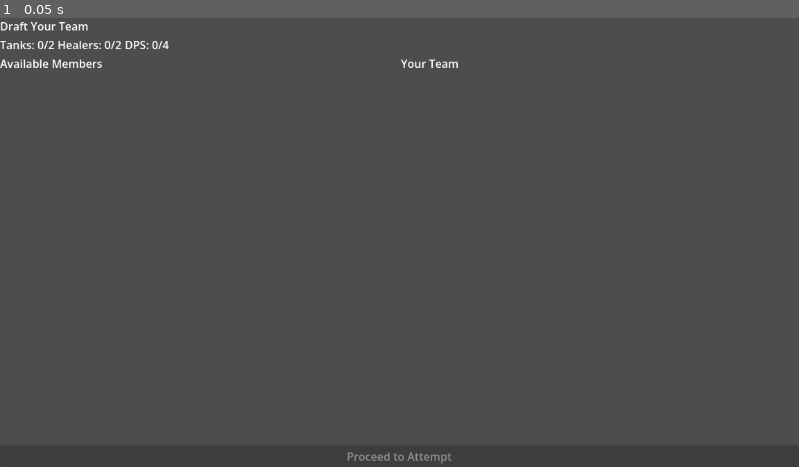
Above: before the commit, frame 1.
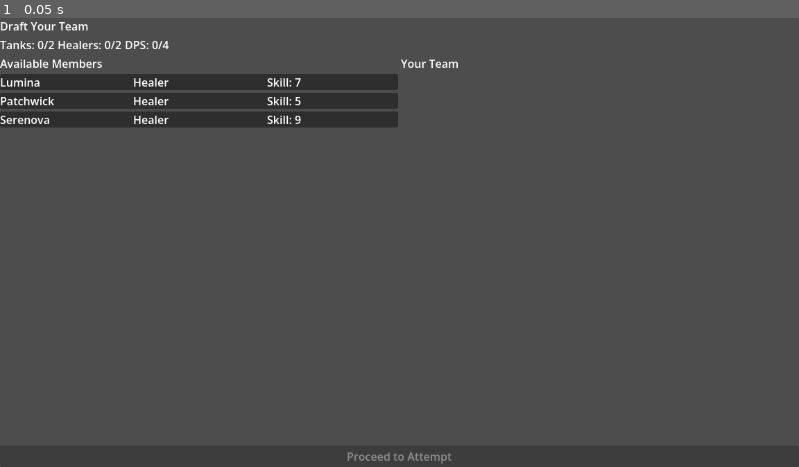
Above: after the commit, the same moment.

Repository: g-trinh/raid-manager
Game: Godot game, scene res://scenes/draft/draft_screen.tscn
The game is run twice, just before and just after one commit, with the same random seed, the same clock (stepped at 60 frames per second) and the same inputs.
Inputs:
- Up to frame 1 (0.05 s): no input

The runs differ from the first frame. In frame 1, 5.0% of the frame differs, in the area x 0-50%, y 12-25%.

Commit message:
added missing uid & task C04 md

Diff:
--- a/game/scripts/autoloads/draft_state.gd
+++ b/game/scripts/autoloads/draft_state.gd
@@ -16,6 +16,9 @@
 
 var selected_members: Array[MemberData] = []
 var current_candidates: Array[MemberData] = []
+
+func _ready() -> void:
+	draw_candidates()
 
 func add_member(member: MemberData) -> bool:
 	if is_role_full(member.role):
Not shown, added: game/scenes/outcome/outcome_screen.gd.uid
Not shown, added: game/scripts/autoloads/run_state.gd.uid
Not shown, added: game/tests/test_run_state.gd.uid
Not shown, removed: game/tests/test_runner.gd.uid
Not shown, added: .claude/features/v2_mvp/C04_draft_round_flow.md
